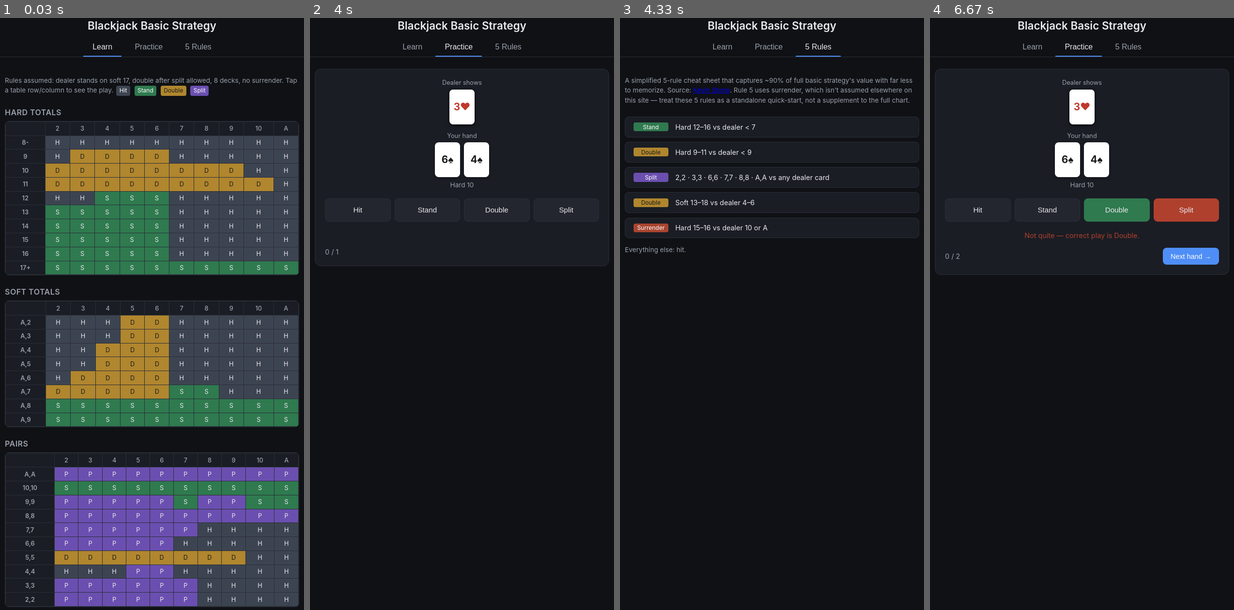
Above: before the commit, frames 1-4 (left to right).
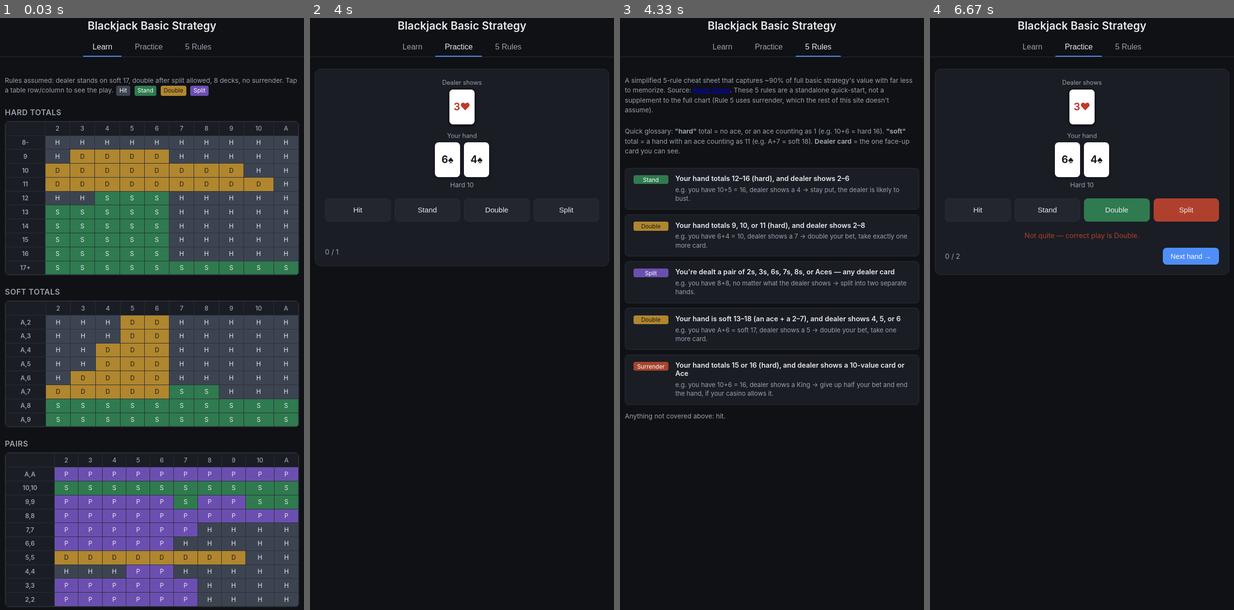
Above: after the commit, the same moments.

Repository: angusfng/blackjack
Game: browser game, page index.html
Two runs of this game, one before a commit and one after it. Both use one fixed random seed, a clock stepped at 60 frames per second and the inputs below.
Inputs:
- Up to frame 1 (0.03 s): no input
- Up to frame 2 (4 s): click "Learn" at 1.27 s; click "Practice" at 2.02 s; click "Double" at 2.77 s; click "Next hand →" at 3.52 s
- Up to frame 3 (4.33 s): click "5 Rules" at 4.27 s
- Up to frame 4 (6.67 s): click "5 Rules" at 5.02 s; click "Practice" at 5.77 s; click "Split" at 6.52 s

Frames 1-2 are identical in both runs. In frame 3, 7.4% of the frame differs, in the area x 1-99%, y 11-68%; in frame 4, nothing differs.

Commit message:
Clarify 5 Rules tab with plain-language explanations and examples
Each rule now spells out hard/soft in plain English and includes a
concrete example hand, since the raw "Hard 12-16 vs <7" notation
wasn't clear without already knowing basic strategy terminology.

Co-Authored-By: Claude Sonnet 5 <noreply@anthropic.com>

Diff:
--- a/index.html
+++ b/index.html
@@ -69,32 +69,53 @@
         A simplified 5-rule cheat sheet that captures ~90% of full basic strategy's value
         with far less to memorize. Source:
         <a href="https://kevin-e-stone.medium.com/the-5-most-profitable-rules-in-blackjack-43108d80750b" target="_blank" rel="noopener">Kevin Stone</a>.
-        Rule 5 uses surrender, which isn't assumed elsewhere on this site — treat these
-        5 rules as a standalone quick-start, not a supplement to the full chart.
+        These 5 rules are a standalone quick-start, not a supplement to the full chart
+        (Rule 5 uses surrender, which the rest of this site doesn't assume).
+      </p>
+      <p class="blurb">
+        Quick glossary: <strong>"hard"</strong> total = no ace, or an ace counting as 1
+        (e.g. 10+6 = hard 16). <strong>"soft"</strong> total = a hand with an ace counting
+        as 11 (e.g. A+7 = soft 18). <strong>Dealer card</strong> = the one face-up card you
+        can see.
       </p>
       <ol class="rules-list">
         <li>
           <span class="act-s swatch">Stand</span>
-          <span class="rule-text">Hard 12&ndash;16 vs dealer &lt; 7</span>
+          <div class="rule-body">
+            <span class="rule-text">Your hand totals 12&ndash;16 (hard), and dealer shows 2&ndash;6</span>
+            <span class="rule-example">e.g. you have 10+5 = 16, dealer shows a 4 &rarr; stay put, the dealer is likely to bust.</span>
+          </div>
         </li>
         <li>
           <span class="act-d swatch">Double</span>
-          <span class="rule-text">Hard 9&ndash;11 vs dealer &lt; 9</span>
+          <div class="rule-body">
+            <span class="rule-text">Your hand totals 9, 10, or 11 (hard), and dealer shows 2&ndash;8</span>
+            <span class="rule-example">e.g. you have 6+4 = 10, dealer shows a 7 &rarr; double your bet, take exactly one more card.</span>
+          </div>
         </li>
         <li>
           <span class="act-p swatch">Split</span>
-          <span class="rule-text">2,2 &middot; 3,3 &middot; 6,6 &middot; 7,7 &middot; 8,8 &middot; A,A vs any dealer card</span>
+          <div class="rule-body">
+            <span class="rule-text">You're dealt a pair of 2s, 3s, 6s, 7s, 8s, or Aces &mdash; any dealer card</span>
+            <span class="rule-example">e.g. you have 8+8, no matter what the dealer shows &rarr; split into two separate hands.</span>
+          </div>
         </li>
         <li>
           <span class="act-d swatch">Double</span>
-          <span class="rule-text">Soft 13&ndash;18 vs dealer 4&ndash;6</span>
+          <div class="rule-body">
+            <span class="rule-text">Your hand is soft 13&ndash;18 (an ace + a 2&ndash;7), and dealer shows 4, 5, or 6</span>
+            <span class="rule-example">e.g. you have A+6 = soft 17, dealer shows a 5 &rarr; double your bet, take one more card.</span>
+          </div>
         </li>
         <li>
           <span class="act-r swatch">Surrender</span>
-          <span class="rule-text">Hard 15&ndash;16 vs dealer 10 or A</span>
+          <div class="rule-body">
+            <span class="rule-text">Your hand totals 15 or 16 (hard), and dealer shows a 10-value card or Ace</span>
+            <span class="rule-example">e.g. you have 10+6 = 16, dealer shows a King &rarr; give up half your bet and end the hand, if your casino allows it.</span>
+          </div>
         </li>
       </ol>
-      <p class="blurb">Everything else: hit.</p>
+      <p class="blurb">Anything not covered above: hit.</p>
     </section>
   </main>
 
--- a/style.css
+++ b/style.css
@@ -143,22 +143,36 @@
 
 .rules-list li {
   display: flex;
-  align-items: center;
+  align-items: flex-start;
   gap: 0.75rem;
   background: var(--panel);
   border: 1px solid var(--border);
   border-radius: 8px;
-  padding: 0.7rem 0.9rem;
+  padding: 0.8rem 0.9rem;
 }
 
 .rules-list .swatch {
   flex-shrink: 0;
   min-width: 4.5rem;
   text-align: center;
+  margin-top: 0.1rem;
+}
+
+.rule-body {
+  display: flex;
+  flex-direction: column;
+  gap: 0.35rem;
 }
 
 .rule-text {
   font-size: 0.9rem;
+  font-weight: 600;
+}
+
+.rule-example {
+  font-size: 0.82rem;
+  color: var(--muted);
+  line-height: 1.4;
 }
 
 /* Practice */
